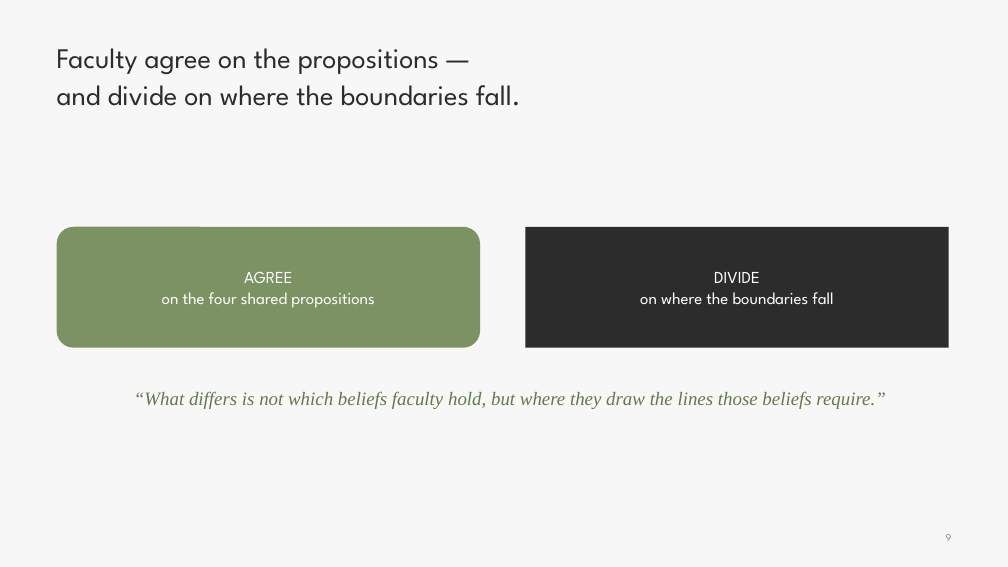
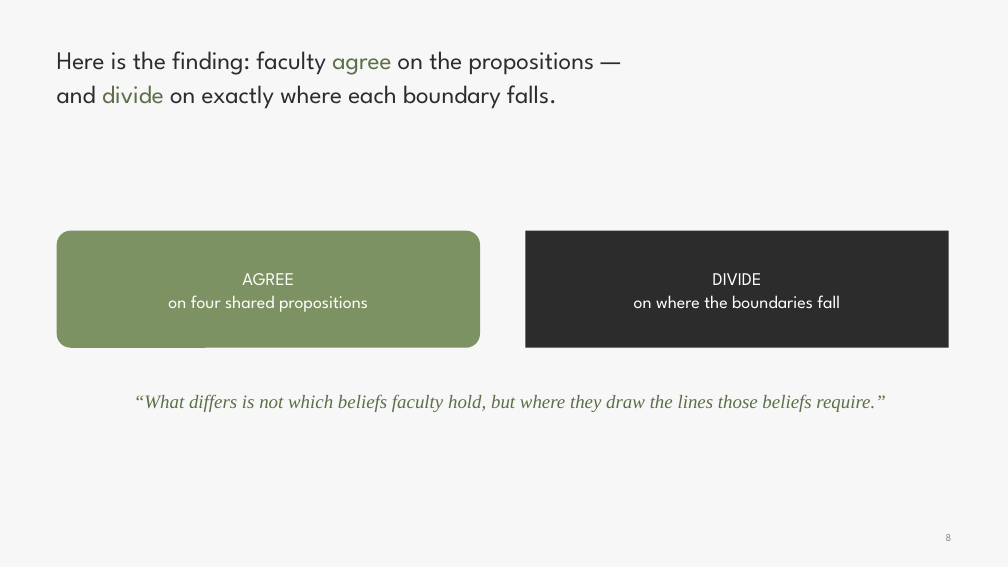
Before and after one commit to 7ahra/resnet_exploration, a slide deck: slide 8 of bcce_2026_faculty_beliefs/BCCE2026_faculty_beliefs.pptx (slide 9 before the commit). Drawn at 1008x567 pixels with LibreOffice and Linux fonts; fonts in the diff are those of the drawing; background and template pictures are left out. Boxes give left, top, right and bottom in pixels: in the first picture for what was removed or moved away, otherwise in the second. Text is boxed around its words. In the diff, an @@ line names an element or a change of style, - is before the commit and + after.

```diff
--- a/bcce_2026_faculty_beliefs/BCCE2026_faculty_beliefs.pptx
+++ b/bcce_2026_faculty_beliefs/BCCE2026_faculty_beliefs.pptx
@@ text at (x1=57, y1=51, x2=594, y2=109): text changed; size 27 to 24 pt @@
-Faculty agree on the propositions —
-and divide on where the boundaries fall.
+Here is the finding: faculty agree on the propositions —
+and divide on exactly where each boundary falls.
@@ rounded rectangle resized from (x1=57, y1=227, x2=480, y2=348) to (x1=57, y1=231, x2=480, y2=348) @@
@@ rounded rectangle at (x1=57, y1=231, x2=480, y2=348): proportions changed @@
@@ rectangle resized from (x1=526, y1=227, x2=949, y2=348) to (x1=526, y1=231, x2=949, y2=348) @@
@@ text "DIVIDE" at (x1=634, y1=273, x2=840, y2=308): size 16 to 17 pt; line spacing 1.02 to 1.05 @@
@@ text at (x1=168, y1=295, x2=368, y2=312): text changed; size 16 to 17 pt @@
-on the four shared propositions
+on four shared propositions
@@ text at (x1=242, y1=273, x2=294, y2=285): size 16 to 17 pt in "AGREE"; line spacing 1.02 to 1.05 @@
@@ text "“What differs is not which ..." at (x1=134, y1=394, x2=885, y2=412): text colour #64774E to #5C6E47 @@
```
Also in this commit, not shown: 9 other slides changed, 5 slides added, 6 slides removed, 3 other files.
